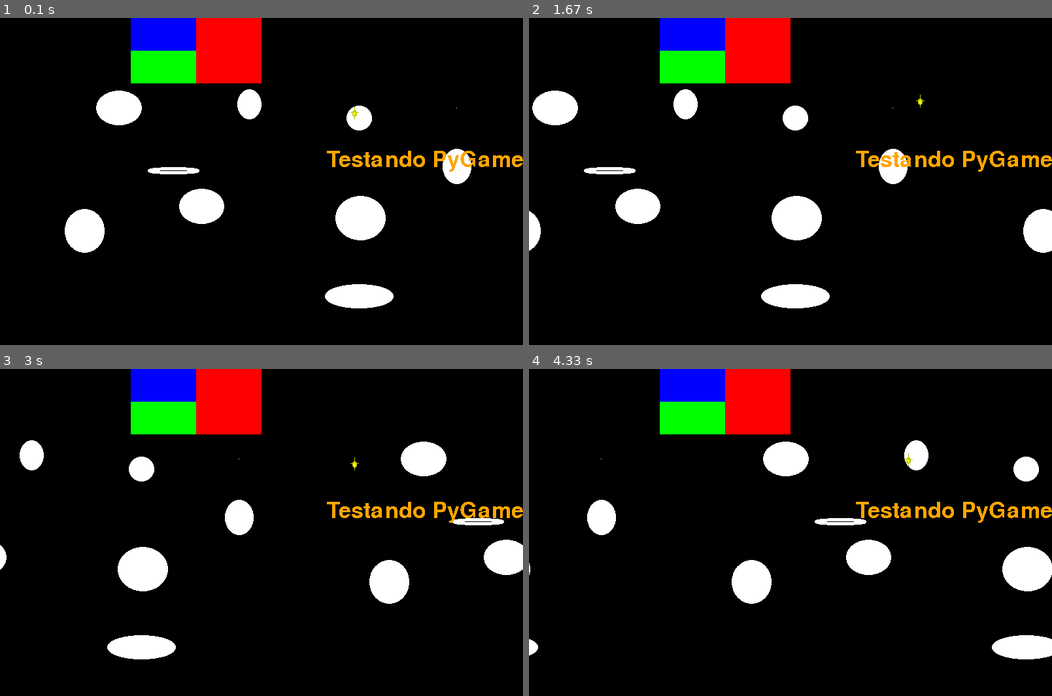
Above: before the commit, frames 1-4 (two rows, left to right).
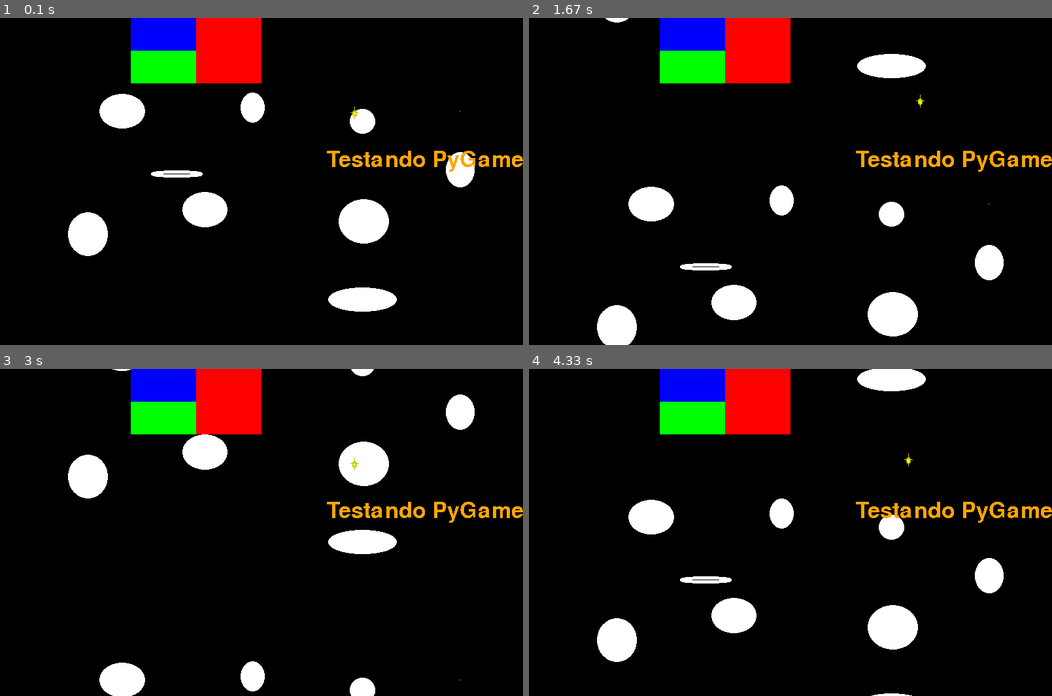
Above: after the commit, the same moments.

Repository: UNIVEM-BCC-BSI/Cosmos-Learning
Game: pygame game, started from tests/PyGame/pyGame-Features.py
Same seed, same stepped clock (60 frames per second), same inputs: the game is played once before the commit and once after it.
Inputs:
- Up to frame 1 (0.1 s): no input
- Up to frame 2 (1.67 s): hold D 0.33-0.8 s; hold W 0.83-1.13 s; hold D 1.17-1.63 s
- Up to frame 3 (3 s): hold A 1.67-2.2 s; hold S 2.23-2.53 s; hold A 2.57-2.97 s
- Up to frame 4 (4.33 s): hold W 3-3.37 s; hold D 3.4-4.03 s; hold S from 4.07 s (still down)

The runs differ from the first frame. In frame 1, 1.8% of the frame differs, in the area x 12-91%, y 21-90%; in frame 2, 9.3%; in frame 3, 10%; in frame 4, 11%, in the area x 0-100%, y 0-100%.

Commit message:
Background se move de cima para baixo

Diff:
--- a/tests/PyGame/pyGame-Features.py
+++ b/tests/PyGame/pyGame-Features.py
@@ -72,7 +72,7 @@
             exit()
             #Fecha o interpretador do código impedindo o while True de continuar
 
-        #Outro jeito de fazer
+        #Outro jeito de fazer pra pegar as teclas pressionadas
 
 #        if event.type == pygame.KEYDOWN:
 #            if event.key == pygame.K_w:
@@ -87,13 +87,13 @@
 #                testImageX += 1
 
 
-    screen.blit(background, (scrollOffset,0))
-    screen.blit(background, (scrollOffset+background.get_width(), 0))
+    screen.blit(background, (0,scrollOffset))
+    screen.blit(background, (0, scrollOffset-background.get_height()))
 
-    scrollOffset -= scrollSpeed
+    scrollOffset += scrollSpeed
     scrollSpeed += 0.01
 
-    if scrollOffset <= -background.get_width():
+    if scrollOffset >= background.get_height():
         scrollOffset = 0
 
     #Um outro jeito de checar as teclas apertadas
